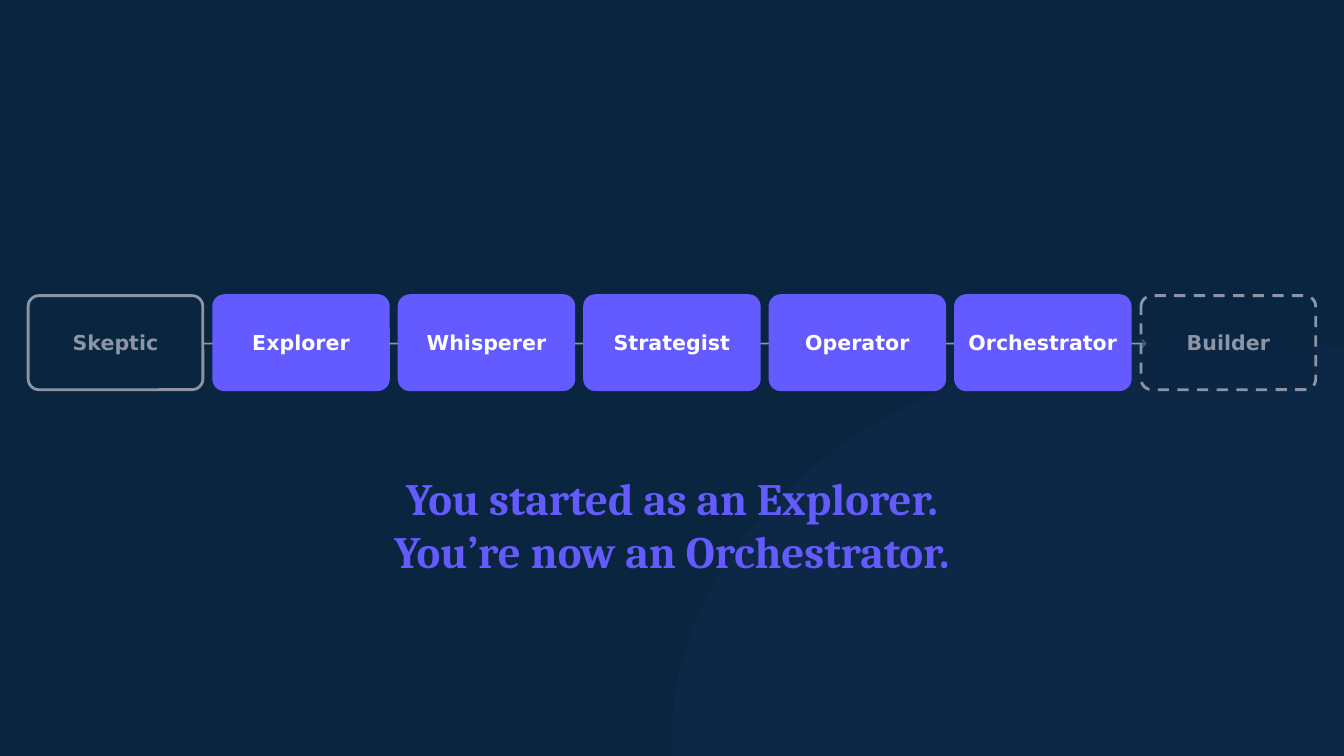
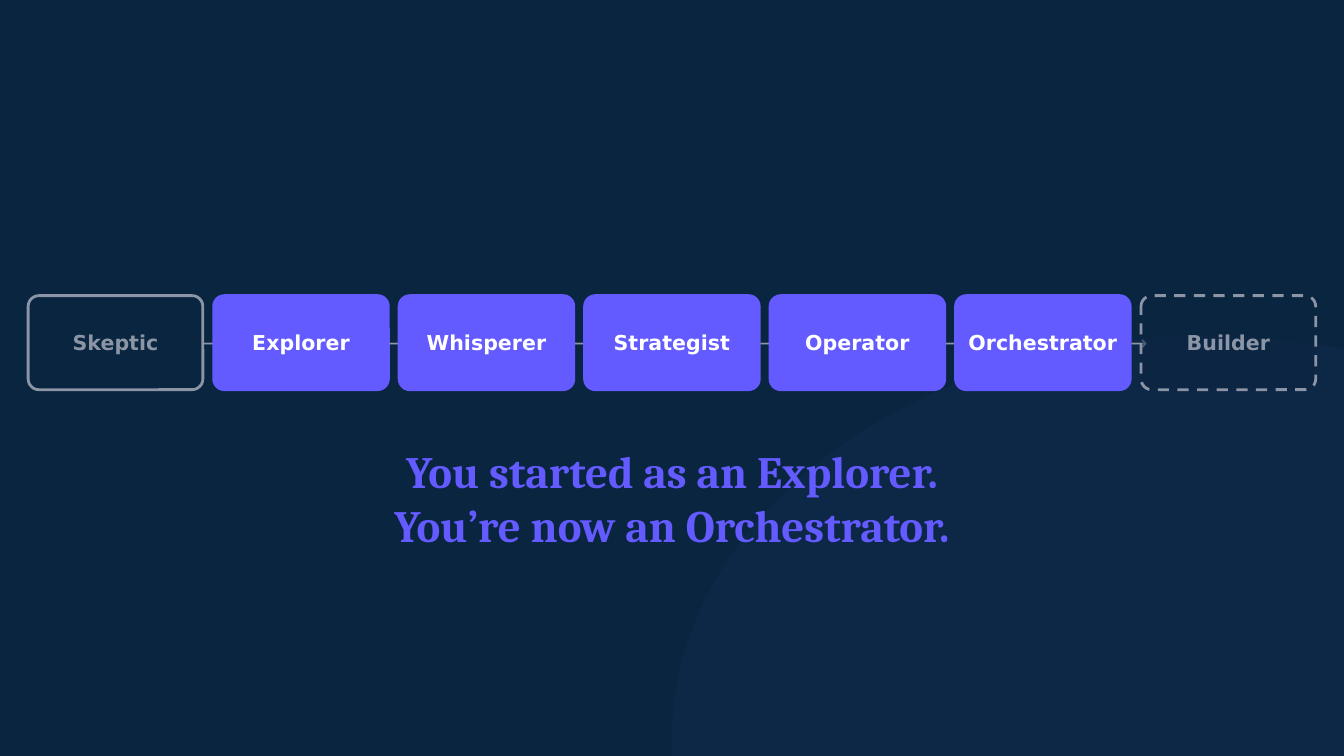
Before and after one commit to michaelengland/ai-best-practices, a slide deck: slide 28 of decks/workshop-2-orchestrator/workshop-2-orchestrator.pptx (slide 27 before the commit). Drawn at 1344x756 pixels with LibreOffice and Linux fonts; fonts in the diff are those of the drawing. Boxes give left, top, right and bottom in pixels: in the first picture for what was removed or moved away, otherwise in the second. Text is boxed around its words. In the diff, an @@ line names an element or a change of style, - is before the commit and + after.

```diff
--- a/decks/workshop-2-orchestrator/workshop-2-orchestrator.pptx
+++ b/decks/workshop-2-orchestrator/workshop-2-orchestrator.pptx
@@ text "You started as an Explorer.": place and size @@
-text "You started as an Explorer." at box(394, 484, 950, 569)
+text "You started as an Explorer." at box(394, 457, 950, 543)
```
Also in this commit, not shown: 1 slide added, 5 other files.
